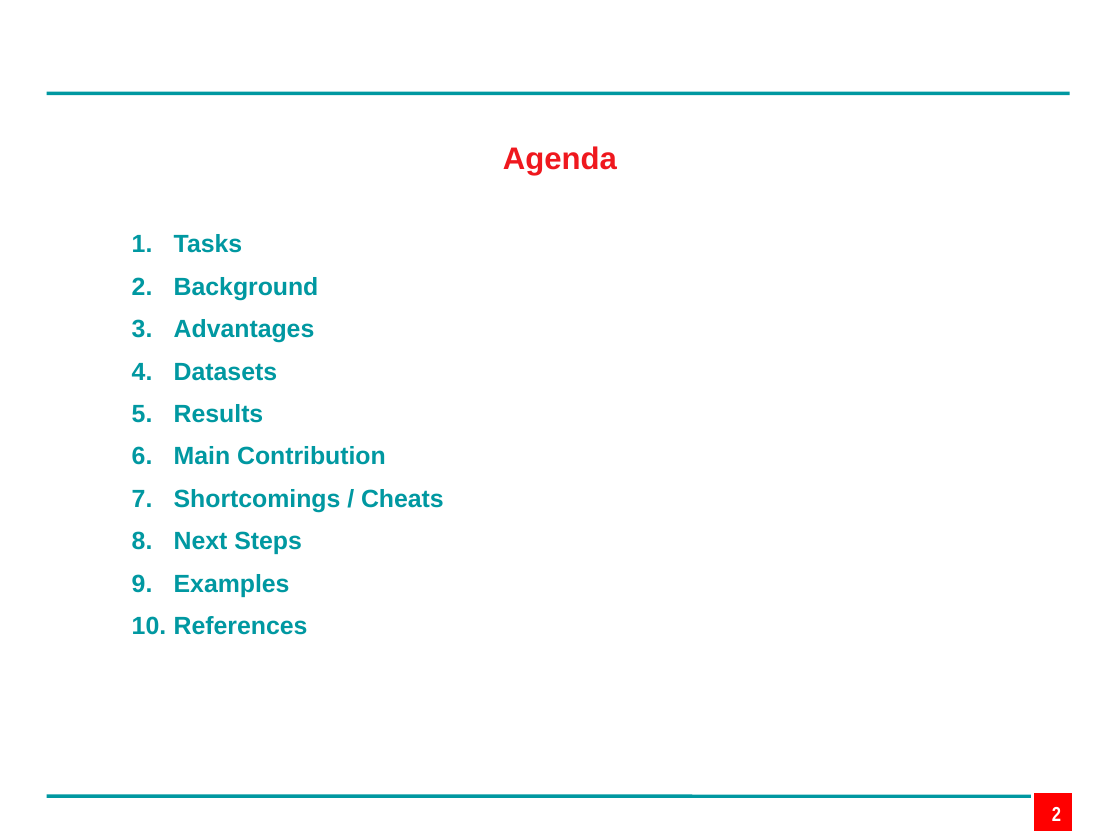
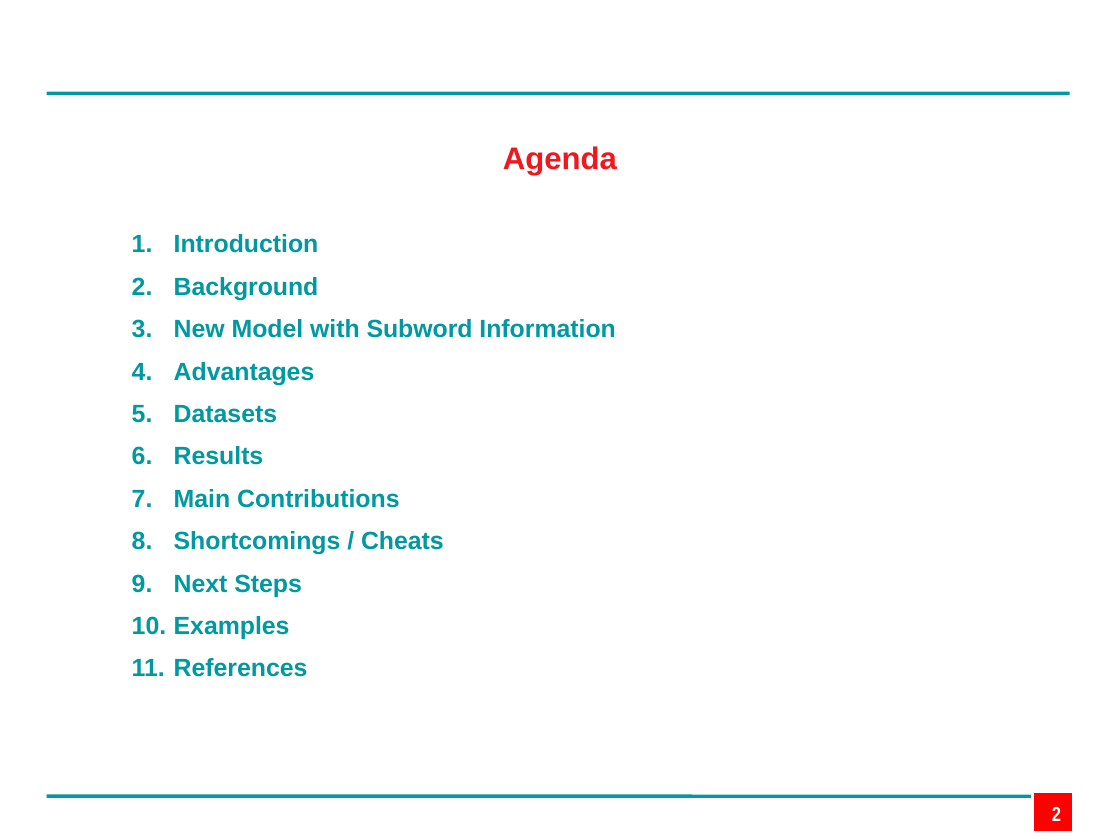
Before and after one commit to edpape007/NLP, a slide deck: slide 2 of Presentation_Subword.pptx. Drawn at 1120x840 pixels with LibreOffice and Linux fonts; fonts in the diff are those of the drawing; background and template pictures are left out. Boxes give left, top, right and bottom in pixels: in the first picture for what was removed or moved away, otherwise in the second. Text is boxed around its words. In the diff, an @@ line names an element or a change of style, - is before the commit and + after.

```diff
--- a/Presentation_Subword.pptx
+++ b/Presentation_Subword.pptx
@@ text at (174,234,319,253): text changed @@
-1. Tasks
+1. Introduction
@@ text at (174,319,615,338): paragraph added @@
+3. New Model with Subword Information
@@ text at (174,489,400,508): text changed @@
-6. Main Contribution
+7. Main Contributions
```
Also in this commit, not shown: 10 other slides changed.
